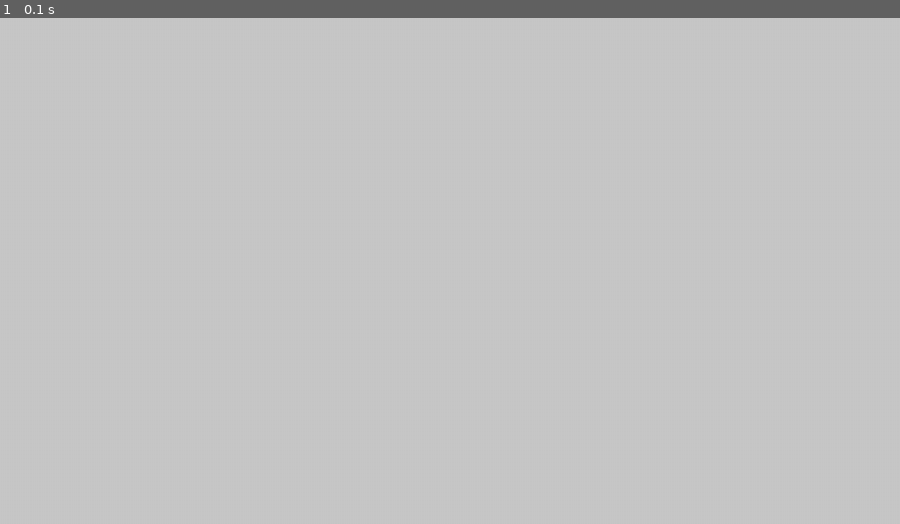
Above: before the commit, frame 1.
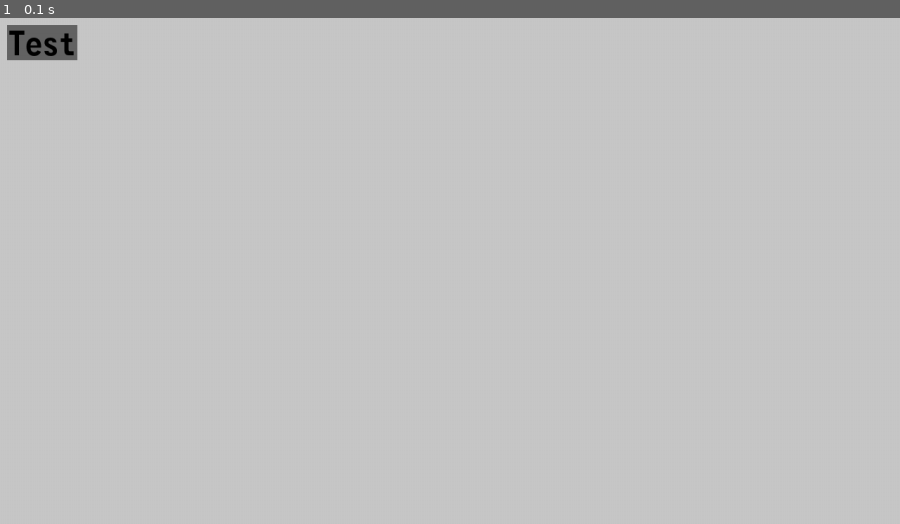
Above: after the commit, the same moment.

Repository: ExtraMobs/PyScratch
Game: pygame game, started from main.py
Two runs of this game, one before a commit and one after it. Both use one fixed random seed, a clock stepped at 60 frames per second and the inputs below.
Inputs:
- Up to frame 1 (0.1 s): no input

The runs differ from the first frame. In frame 1, 0.5% of the frame differs, in the area x 0-9%, y 1-9%.

Commit message:
option test

Diff:
--- a/children/option.py
+++ b/children/option.py
@@ -1 +1,39 @@
-# class Option
+import enum
+
+import pygame
+
+from children.text import TEXT_STATIC_MODE, Text
+from gameengine.basechild import BaseChild
+from gameengine.resources import Resources
+
+CENTERED_DRAWING_MODE = enum.auto()
+
+
+class Option(BaseChild):
+    def __init__(
+        self,
+        rect,
+        bg,
+        text,
+        text_fg=(0, 0, 0),
+        text_bg=None,
+        mode=CENTERED_DRAWING_MODE,
+    ):
+        super().__init__()
+        self.surface = pygame.Surface(rect.size)
+        self.rect = pygame.FRect(rect)
+        self.bg = bg
+
+        self.w_text = Text(
+            TEXT_STATIC_MODE,
+            Resources.Fonts.get_from_file_buffer("MonoFonto", rect.h - 2),
+            text_fg,
+            text_bg,
+            text,
+        )
+        self.add_children(self.w_text)
+        self.set_mode(mode)
+
+    def set_mode(self, mode):
+        if mode == CENTERED_DRAWING_MODE:
+            self.w_text.rect.center = pygame.Vector2(self.rect.size) / 2
--- a/gameengine/basechild.py
+++ b/gameengine/basechild.py
@@ -1,14 +1,18 @@
-from .display import Display
 from .hierarchicalobject import HierarchicalObject
 
 
 class BaseChild(HierarchicalObject):
     surface = None
     rect = None
+    bg = None
 
     def update_focus(self):
         pass
 
     def draw(self):
+        if self.bg is not None:
+            self.surface.fill(self.bg)
+
         super().draw()
-        Display.surface.blit(self.surface, self.rect)
+
+        self.parent.surface.blit(self.surface, self.rect)
--- a/gameengine/basescene.py
+++ b/gameengine/basescene.py
@@ -3,11 +3,12 @@
 
 
 class BaseScene(HierarchicalObject):
-    color_fill = (0, 0, 0)
+    bg = (0, 0, 0)
     focus = None
 
     def __init__(self):
         super().__init__()
+        self.parent = self
         self.children = []
 
     def set_focus(self, obj, update_priority=True):
@@ -28,5 +29,5 @@
             self.focus.update_focus()
 
     def draw(self):
-        self.surface.fill(self.color_fill)
+        self.surface.fill(self.bg)
         super().draw()
--- a/gameengine/hierarchicalobject.py
+++ b/gameengine/hierarchicalobject.py
@@ -2,6 +2,8 @@
 
 
 class HierarchicalObject:
+    parent = None
+
     def __init__(self) -> None:
         self.children = []
 
--- a/scenes/mainscene.py
+++ b/scenes/mainscene.py
@@ -1,13 +1,17 @@
+import pygame
+
+from children.option import Option
 from gameengine.basescene import BaseScene
 from gameengine.engine import Engine
-from gameengine.resources import Resources
-from children.text import Text, TEXT_STATIC_MODE
 
 
 class MainScene(BaseScene):
     def __init__(self) -> None:
         super().__init__()
-        self.color_fill = (200, 200, 200)
+        self.bg = (200, 200, 200)
+
+        option_test = Option(pygame.Rect(10, 10, 100, 50), (100, 100, 100), "Test")
+        self.add_children(option_test)
 
     def update(self):
         super().update()
